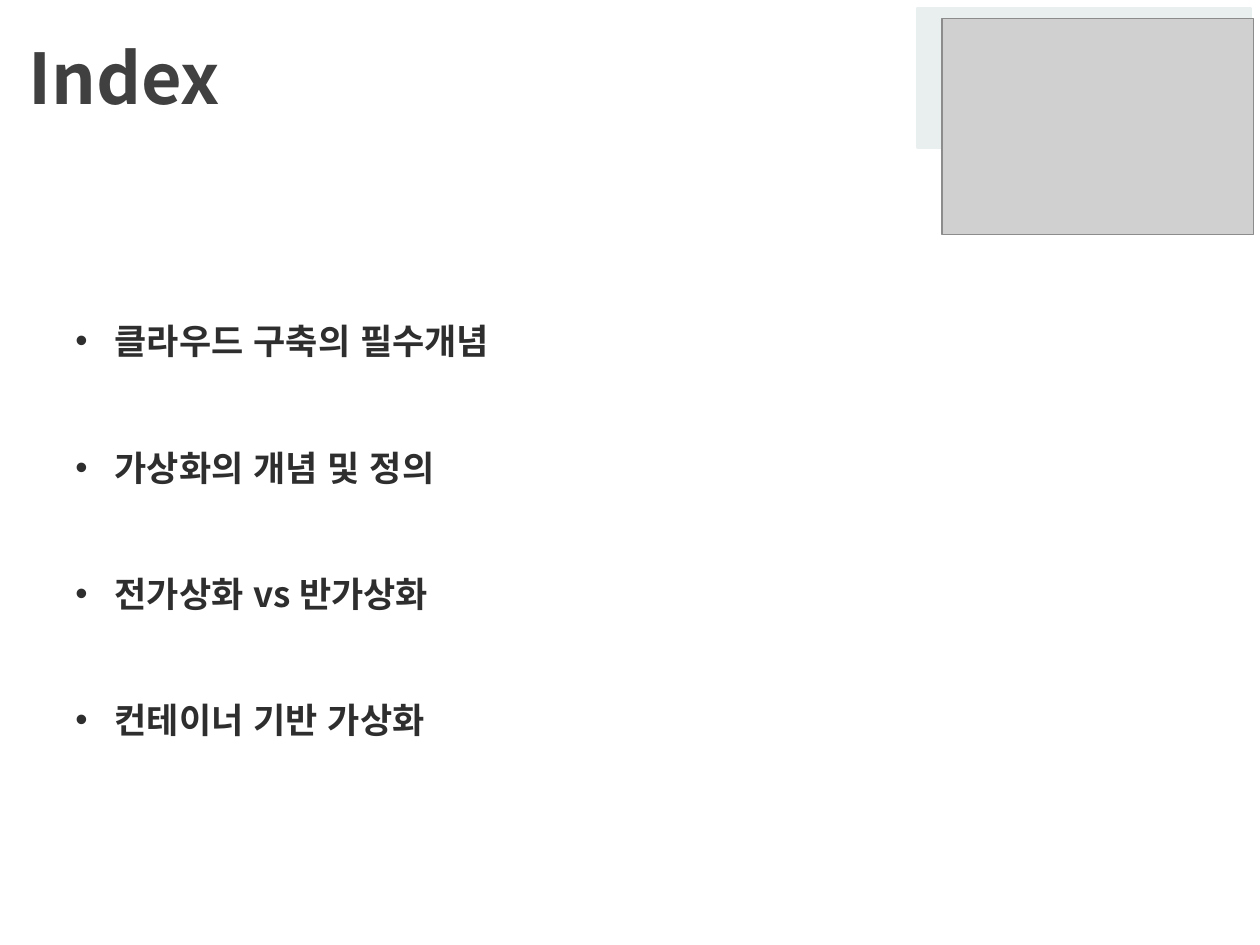
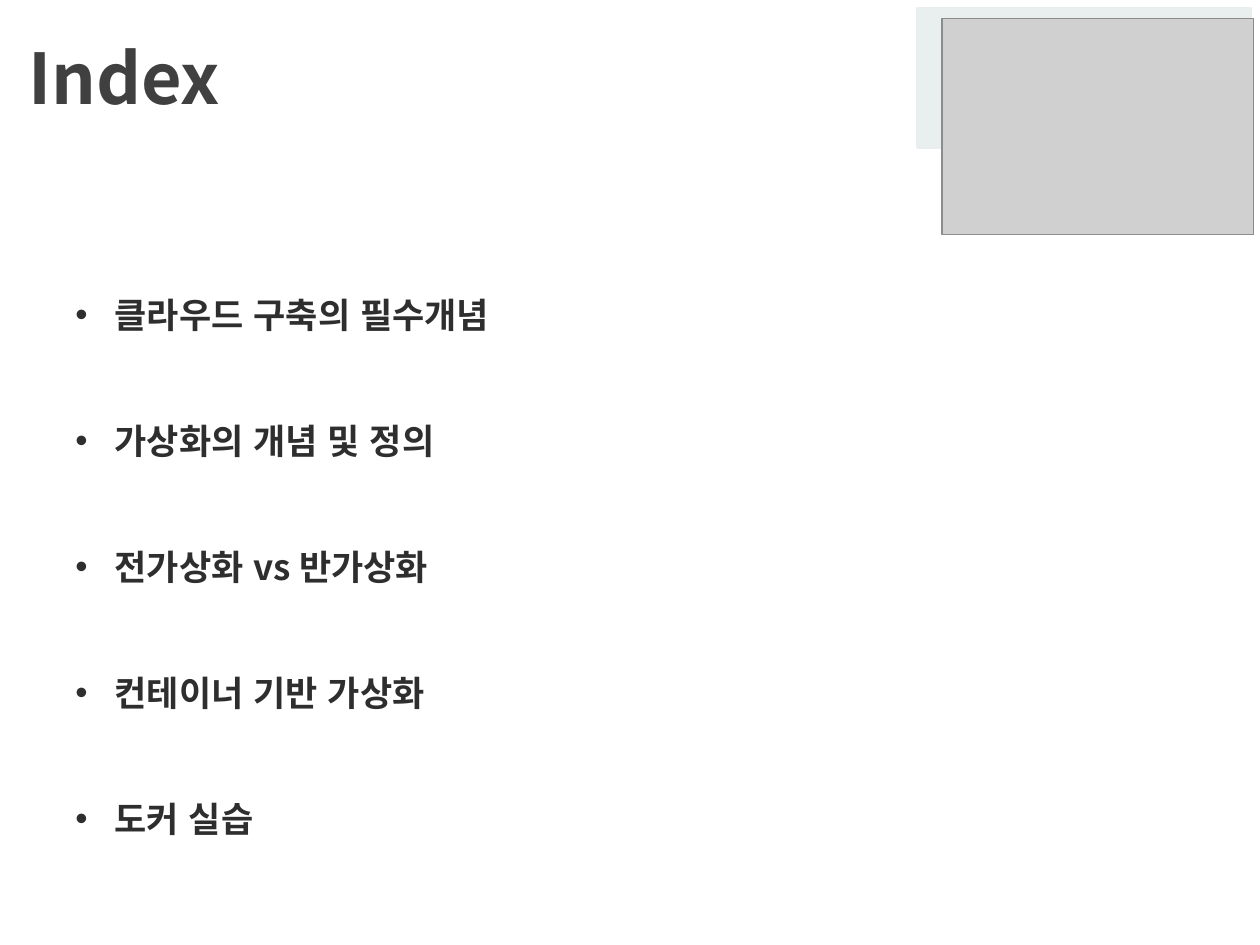
Before and after one commit to SSU-ALOE/IT_Trend_Conference, a slide deck: slide 2 of pandog_docker[4.26].pptx. Drawn at 1260x945 pixels with LibreOffice and Linux fonts; fonts in the diff are those of the drawing; grey boxes stand for pictures; background and template pictures are left out. Boxes give left, top, right and bottom in pixels: in the first picture for what was removed or moved away, otherwise in the second. Text is boxed around its words. In the diff, an @@ line names an element or a change of style, - is before the commit and + after.

```diff
--- a/pandog_docker[4.26].pptx
+++ b/pandog_docker[4.26].pptx
@@ text "클라우드 구축의 필수개념": place and size @@
-text "클라우드 구축의 필수개념" at [115, 324, 489, 736]
+text "클라우드 구축의 필수개념" at [115, 298, 489, 835]
@@ text at [115, 802, 254, 835]: paragraph added @@
+  • 도커 실습
```
Also in this commit, not shown: 8 other slides changed, 9 slides added.
